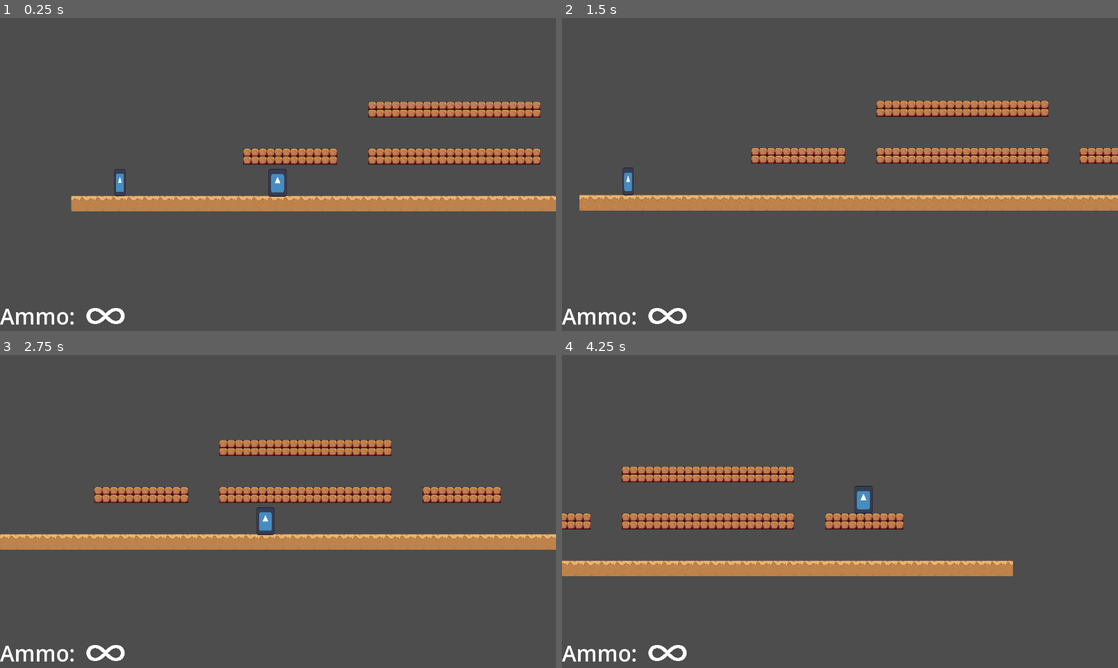
Above: before the commit, frames 1-4 (two rows, left to right).
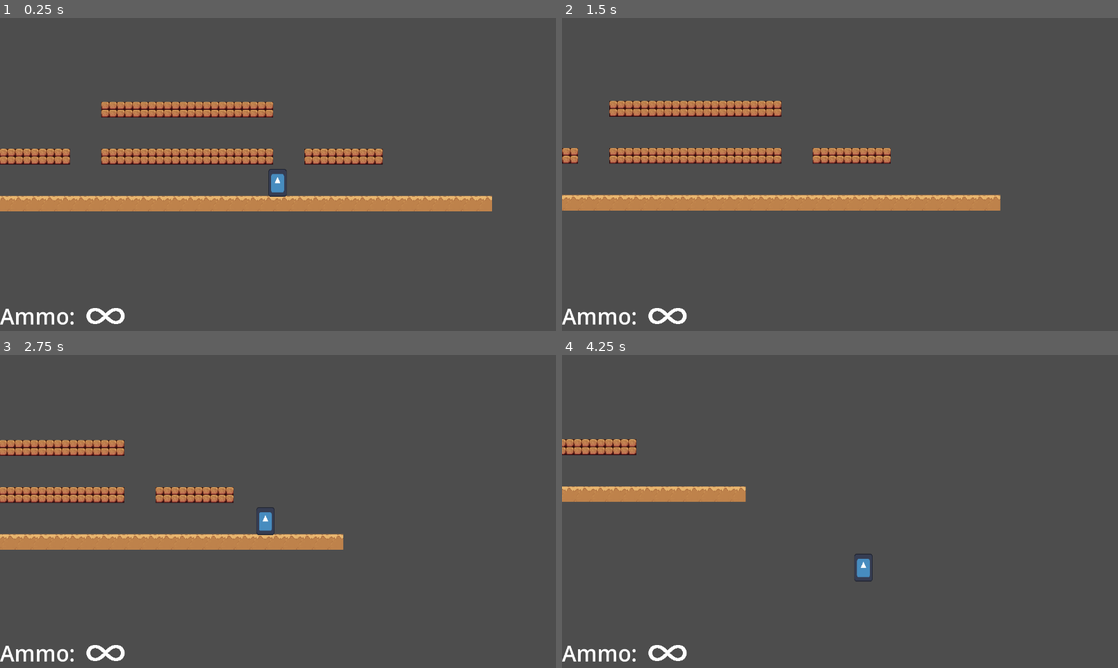
Above: after the commit, the same moments.

Repository: dzfrias/gladiator
Game: Godot game, scene res://scenes/enemy_ai_testing.tscn
Two runs of this game, one before a commit and one after it. Both use one fixed random seed, a clock stepped at 60 frames per second and the inputs below. This scene is started directly instead of the project's main scene. The engine's default icon, where the game draws it, is replaced by a stand-in: a white triangle on a blue panel in a dark square. Sound files missing from this copy of the repository are replaced by a short silence.
Inputs (mouse positions are in pixels of both pictures, inside the frame that each line leads up to):
- Up to frame 1 (0.25 s): no input
- Up to frame 2 (1.5 s): move the mouse to (673, 315) at 0.52 s; hold S (crouch) 0.53-1.28 s; hold D (right) from 0.53 s (still down); tap Space (jump) at 0.77, 1.07 s; move the mouse to (728, 190) at 1.27 s; click (728, 190) at 1.35 s
- Up to frame 3 (2.75 s): tap Space (jump) at 1.52, 1.82 s; move the mouse to (333, 442) at 2.02 s; release D (right) at 2.03 s; hold A (left) from 2.03 s (still down); hold I (interact) from 2.03 s (still down)
- Up to frame 4 (4.25 s): move the mouse to (812, 574) at 2.77 s; release A (left) at 2.78 s; release I (interact) at 2.78 s; hold D (right) from 2.78 s (still down); tap E (roll) at 2.85 s; tap Space (jump) at 3.02, 3.32, 3.77, 4.07 s; move the mouse to (1006, 558) at 3.52 s; hold Shift (shield) from 3.53 s (still down); tap R (reload) at 4.15 s

The runs differ from the first frame. In frame 1, 9.0% of the frame differs, in the area x 0-100%, y 26-62%; in frame 2, 8.8%; in frame 3, 8.8%; in frame 4, 11%, in the area x 0-82%, y 26-73%.

Commit message:
fix idle shooter attacking from far away

Diff:
--- a/scenes/enemy_ai_testing.tscn
+++ b/scenes/enemy_ai_testing.tscn
@@ -1,9 +1,10 @@
-[gd_scene load_steps=5 format=4 uid="uid://grcph6sxxnra"]
+[gd_scene load_steps=6 format=4 uid="uid://grcph6sxxnra"]
 
 [ext_resource type="TileSet" uid="uid://dpcafcjqg7xko" path="res://assets/desert.tres" id="1_bqhvb"]
 [ext_resource type="PackedScene" uid="uid://dv7ihnextsw4v" path="res://scenes/player.tscn" id="2_lv74h"]
 [ext_resource type="PackedScene" uid="uid://dktl7ywhwt15s" path="res://scenes/player_ui.tscn" id="3_wj20f"]
 [ext_resource type="PackedScene" uid="uid://b8sfq85fv1ul4" path="res://scenes/shooter.tscn" id="4_h5rv7"]
+[ext_resource type="PackedScene" uid="uid://b6n4ygstauqcx" path="res://scenes/idle_shooter.tscn" id="5_xu8fr"]
 
 [node name="EnemyAITesting" type="Node2D"]
 
@@ -12,9 +13,12 @@
 tile_set = ExtResource("1_bqhvb")
 
 [node name="Player" parent="." instance=ExtResource("2_lv74h")]
-position = Vector2(-352, -4)
+position = Vector2(263, -4)
 
 [node name="PlayerUI" parent="." instance=ExtResource("3_wj20f")]
 
 [node name="Shooter" parent="." instance=ExtResource("4_h5rv7")]
 position = Vector2(-716, -34)
+
+[node name="IdleShooter" parent="." instance=ExtResource("5_xu8fr")]
+position = Vector2(-771, -14)
--- a/scripts/enemies/idle_shooter.gd
+++ b/scripts/enemies/idle_shooter.gd
@@ -52,12 +52,14 @@
 			$StandSprite.visible = true
 			$HideSprite.visible = false
 
-			if weapon.ammo > 0:
-				_shoot()
-			elif !weapon.is_reloading:
-				weapon.reload()
-			elif has_box and _is_box_inbetween():
-				_hide()
+
+			if $DetectionZone.has_overlapping_bodies():
+				if weapon.ammo > 0:
+					_shoot()
+				elif !weapon.is_reloading:
+					weapon.reload()
+				elif has_box and _is_box_inbetween():
+					_hide()
 
 func notify() -> void:
 	for body in $NotifyZone.get_overlapping_bodies():
